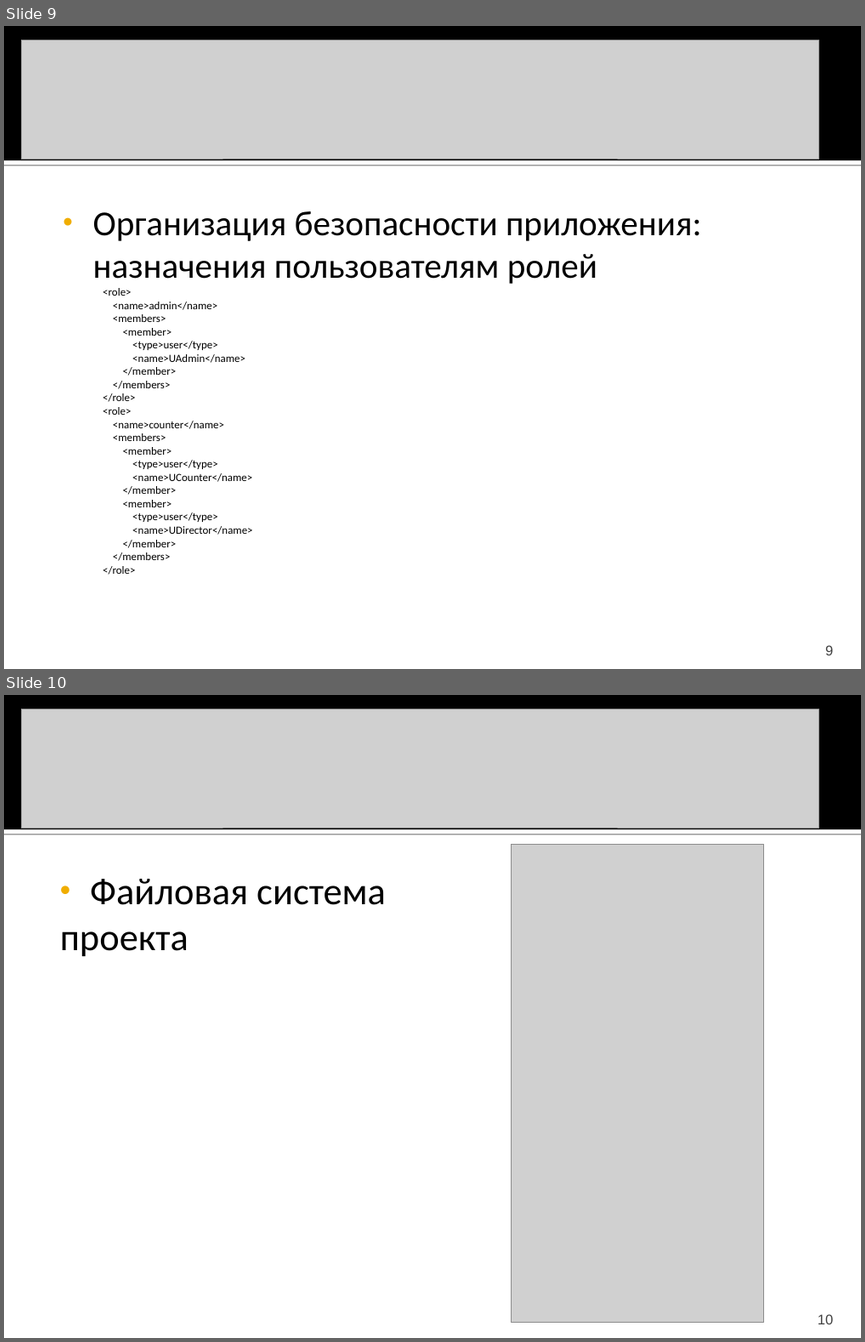
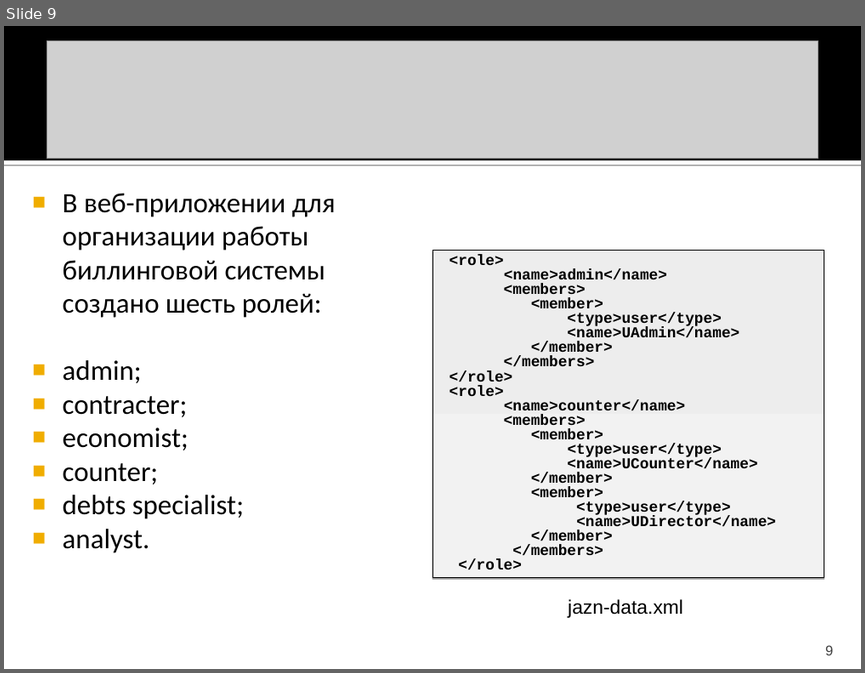
Before and after one commit to BarabancsikovaNatalia/CourseWork, a slide deck: Презентация к курсовой работе.ppt. Shown one above the other, each under a label of ours: slides 9 and 10 before the commit, slide 9 after it. The pictures are 865x1342 and 865x673 pixels, drawn with LibreOffice and Linux fonts; fonts in the diff are those of the drawing; grey boxes stand for pictures. Boxes give left, top, right and bottom in pixels: in the first picture for what was removed or moved away, otherwise in the second. Text is boxed around its words. In the diff, an @@ line names an element or a change of style, - is before the commit and + after.

```diff
--- a/Презентация к курсовой работе.ppt
+++ b/Презентация к курсовой работе.ppt
@@ slide 10 removed at (4,695,861,1338), background #FFFFFF; not listed: 2 template elements that a slide beside it also shows @@
@@ picture removed at (22,709,819,828) @@
@@ picture removed at (511,844,764,1321) @@
@@ text removed at (60,879,386,957) @@
-• Файловая система
-проекта
@@ page number removed at (817,1314,833,1324) @@
-10
@@ slide 9 changed as well @@
@@ picture: place and size @@
-picture at (22,40,819,159)
+picture at (46,40,818,158)
@@ text added at (63,193,336,553), 25.9 pt, text #000000 @@
+■ В веб-приложении для организации работы биллинговой системы создано шесть ролей:
+■ admin;
+■ contracter;
+■ economist;
+■ counter;
+■ debts specialist;
+■ analyst.
@@ text in rectangle at (93,211,702,284): paragraph removed @@
-• Организация безопасности приложения: назначения пользователям ролей
@@ rectangle "<role>": place and size @@
-rectangle "<role>" at (93,211,702,574)
+rectangle "<role>" at (432,250,824,578)
@@ rectangle "<role>" at (432,250,824,578): size 10.2 to 14 pt, font Calibri to Courier New, bold on; alignment left to justified; indent changed; line spacing 1 to 0.8; fill none to gradient #F2F2F2 to #EDEDED; outline none to #000000 0.51 pt; shadow on @@
@@ text added at (568,599,683,618), 18 pt, text #000000 @@
+jazn-data.xml
```
Also in this commit, not shown: 8 other slides changed, 5 slides added, 4 other slides removed, 1 other file.
